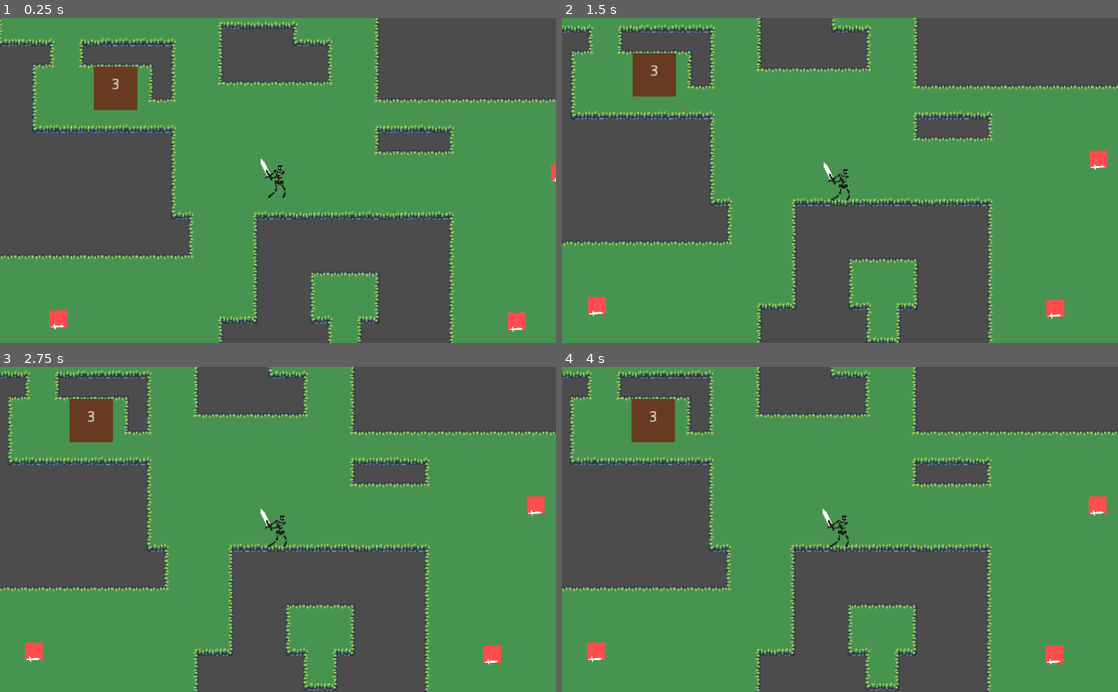
Above: before the commit, frames 1-4 (two rows, left to right).
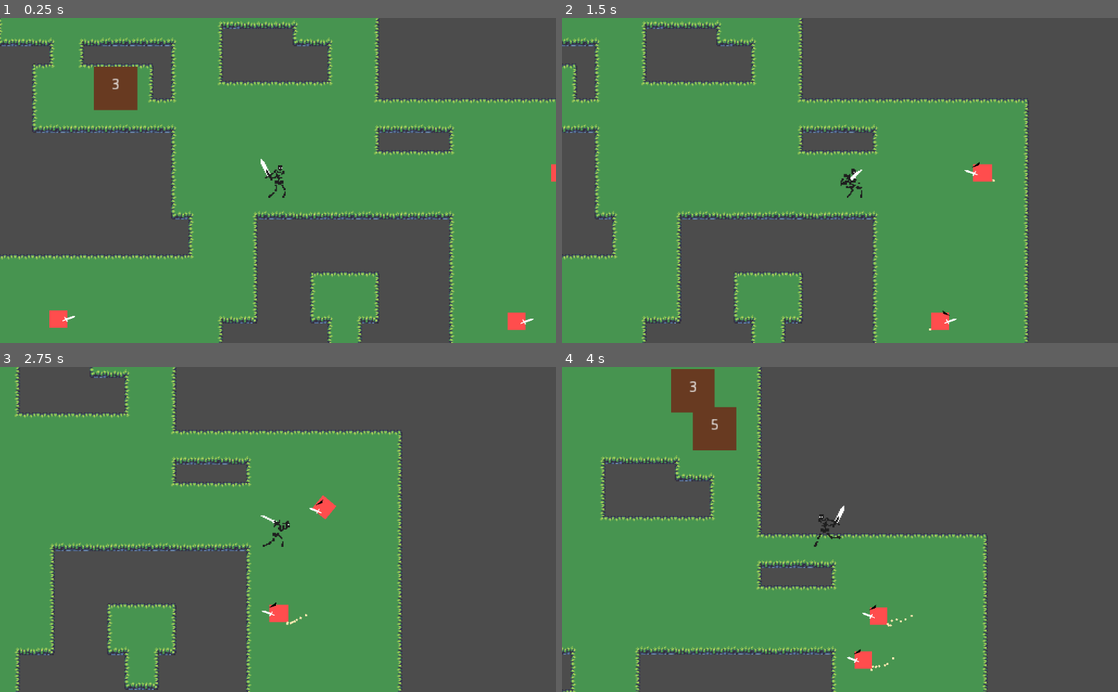
Above: after the commit, the same moments.

Repository: doorgan/godot_test
Game: Godot game, scene res://World.tscn
The game is run twice, just before and just after one commit, with the same random seed, the same clock (stepped at 60 frames per second) and the same inputs.
Inputs (mouse positions are in pixels of both pictures, inside the frame that each line leads up to):
- Up to frame 1 (0.25 s): no input
- Up to frame 2 (1.5 s): move the mouse to (962, 164) at 0.52 s; hold Right (ui_right) 0.53-1.28 s; tap J (attack) at 0.6 s; tap Space (roll) at 0.8, 1.35 s; move the mouse to (728, 196) at 1.27 s; hold Down (ui_down) from 1.28 s (still down)
- Up to frame 3 (2.75 s): tap K (shield, bound only after the commit) at 1.55, 2.1 s; move the mouse to (333, 458) at 2.02 s; release Down (ui_down) at 2.03 s; hold Right (ui_right) from 2.03 s (still down); tap J (attack) at 2.3 s
- Up to frame 4 (4 s): move the mouse to (812, 594) at 2.77 s; release Right (ui_right) at 2.78 s; hold Up (ui_up) 2.78-3.53 s; tap J (attack) at 2.85 s; tap Space (roll) at 3.05, 3.6 s; move the mouse to (1006, 578) at 3.52 s; hold Left (ui_left) from 3.53 s (still down); tap K (shield, bound only after the commit) at 3.8 s

The runs differ from the first frame. In frame 1, less than 0.1% of the frame differs, in the area x 9-100%, y 49-97%; in frame 2, 52%; in frame 3, 60%; in frame 4, 64%, in the area x 0-100%, y 0-100%.
Error before the commit: Invalid call. Nonexistent function 'play_animations' in base 'KinematicBody2D (Player.gd)'. (res://Player/RollState.gd:7)

Commit message:
naive parry implementation

Diff:
--- a/Agent/Agent.gd
+++ b/Agent/Agent.gd
@@ -1,34 +1,44 @@
 extends KinematicBody2D
 class_name Agent
 
-export (int) var MASS = 20
-export (int) var ACCELERATION = 50
-
-var velocity : = Vector2.ZERO
-
-var path_index : = 0
+var _agent : KinematicBody2D
+var _mass : = 20
+var _acceleration : = 50
+var _path_index : = 0
 
 onready var neighbors : Area2D = $Neighbors
 
+func _init(
+		agent: KinematicBody2D,
+		acceleration : = 50,
+		mass : = 20
+	) -> void:
+	_agent = agent
+	_acceleration = acceleration
+	_mass = mass
+
 func seek(
-		target : Vector2
+		target : Vector2,
+		acceleration : = _acceleration,
+		mass : = _mass
 	) -> Vector2:
-	var pos = global_position
-	var desired_velocity = (target - pos).normalized() * ACCELERATION
-	var steering = (desired_velocity - velocity) / MASS
+	var pos = _agent.global_position
+	var desired_velocity = (target - pos).normalized() * acceleration
+	var steering = (desired_velocity - _agent.velocity) / mass
 	return steering
 
-func get_separation() -> Vector2:
+func get_separation(
+		area : Area2D
+	) -> Vector2:
 	var steering : = Vector2.ZERO
 	var neighbor_count : = 0
 
-	for body in neighbors.get_overlapping_bodies():
-		if body is Agent:
-			steering.x += body.position.x - position.x
-			steering.y += body.position.y - position.y
-			neighbor_count += 1
+	for body in area.get_overlapping_bodies():
+		steering.x += body.position.x - _agent.position.x
+		steering.y += body.position.y - _agent.position.y
+		neighbor_count += 1
 	if neighbor_count == 0:
-		return velocity
+		return _agent.velocity
 
 	steering.x /= neighbor_count
 	steering.y /= neighbor_count
@@ -36,18 +46,20 @@
 	steering.x *= -1
 	steering.y *= -1
 
-	steering - Vector2(steering.x - position.x, steering.y - position.y)
+	steering - Vector2(steering.x - _agent.position.x, steering.y - _agent.position.y)
 
 	return steering.normalized()
 
-func follow_path(path):
+func follow_path(
+	path : PoolVector2Array
+	) -> Vector2:
 	if !path:
 		return Vector2.ZERO
-	var goal = path[path_index]
-	if global_position.distance_to(goal) <= 10:
-		path_index += 1
-		if path_index >= path.size():
-			path_index = path.size() - 1
+	var goal = path[_path_index]
+	if _agent.global_position.distance_to(goal) <= 10:
+		_path_index += 1
+		if _path_index >= path.size():
+			_path_index = path.size() - 1
 	if goal:
 		return seek(goal)
 	else:
--- a/Enemy.gd
+++ b/Enemy.gd
@@ -24,8 +24,11 @@
 		dead = true
 		$States._switch_state("die")
 	else:
-		last_attacker = attacker
-		$States._push_state("stagger")
+		stagger(attacker)
+
+func stagger(attacker):
+	last_attacker = attacker
+	$States._push_state("stagger")
 
 func remove():
 	$States.set_active(false)
--- a/Enemy.tscn
+++ b/Enemy.tscn
@@ -52,7 +52,7 @@
 tracks/1/imported = false
 tracks/1/enabled = true
 tracks/1/keys = {
-"times": PoolRealArray( 0, 0.4, 0.5 ),
+"times": PoolRealArray( 0, 0.4, 0.6 ),
 "transitions": PoolRealArray( 1, 1, 1 ),
 "update": 1,
 "values": [ false, true, false ]
@@ -84,7 +84,7 @@
 tracks/3/imported = false
 tracks/3/enabled = true
 tracks/3/keys = {
-"times": PoolRealArray( 0, 0.4, 0.5 ),
+"times": PoolRealArray( 0, 0.4, 0.6 ),
 "transitions": PoolRealArray( 1, 1, 1 ),
 "update": 1,
 "values": [ false, true, false ]
@@ -297,6 +297,18 @@
 "update": 1,
 "values": [ true, false ]
 }
+tracks/8/type = "value"
+tracks/8/path = NodePath("States/Attack/Polygon2D:visible")
+tracks/8/interp = 1
+tracks/8/loop_wrap = true
+tracks/8/imported = false
+tracks/8/enabled = true
+tracks/8/keys = {
+"times": PoolRealArray( 0 ),
+"transitions": PoolRealArray( 1 ),
+"update": 1,
+"values": [ false ]
+}
 
 [sub_resource type="Animation" id=7]
 resource_name = "death"
@@ -422,6 +434,18 @@
 "method": "animation_finished"
 } ]
 }
+tracks/10/type = "value"
+tracks/10/path = NodePath("States/Attack/Polygon2D:visible")
+tracks/10/interp = 1
+tracks/10/loop_wrap = true
+tracks/10/imported = false
+tracks/10/enabled = true
+tracks/10/keys = {
+"times": PoolRealArray( 0 ),
+"transitions": PoolRealArray( 1 ),
+"update": 1,
+"values": [ false ]
+}
 
 [sub_resource type="Animation" id=8]
 length = 0.2
@@ -533,6 +557,18 @@
 "update": 1,
 "values": [ false ]
 }
+tracks/9/type = "value"
+tracks/9/path = NodePath("States/Attack/Polygon2D:visible")
+tracks/9/interp = 1
+tracks/9/loop_wrap = true
+tracks/9/imported = false
+tracks/9/enabled = true
+tracks/9/keys = {
+"times": PoolRealArray( 0 ),
+"transitions": PoolRealArray( 1 ),
+"update": 1,
+"values": [ false ]
+}
 
 [sub_resource type="Animation" id=9]
 length = 0.1
@@ -584,6 +620,18 @@
 "update": 1,
 "values": [ false ]
 }
+tracks/4/type = "value"
+tracks/4/path = NodePath("States/Attack/Polygon2D:visible")
+tracks/4/interp = 1
+tracks/4/loop_wrap = true
+tracks/4/imported = false
+tracks/4/enabled = true
+tracks/4/keys = {
+"times": PoolRealArray( 0 ),
+"transitions": PoolRealArray( 1 ),
+"update": 1,
+"values": [ false ]
+}
 
 [sub_resource type="RectangleShape2D" id=10]
 extents = Vector2( 7.1623, 7.29669 )
@@ -597,21 +645,18 @@
 }
 
 [node name="Sprite" type="Node2D" parent="."]
-editor/display_folded = true
-scale = Vector2( 1.06806, 1 )
+scale = Vector2( 1.05147, 1 )
 
 [node name="Polygon2D" type="Polygon2D" parent="Sprite"]
 color = Color( 1, 0.305882, 0.305882, 1 )
 polygon = PoolVector2Array( -8, -16, 8, -16, 8, 0, -8, 0 )
 
 [node name="Polygon2D2" type="Polygon2D" parent="Sprite"]
-position = Vector2( -6.49334, -0.56819 )
-rotation = 0.294036
+position = Vector2( 3.711, -6.379 )
 offset = Vector2( -2.20906, 6.11732 )
 polygon = PoolVector2Array( 5.24596, -8.22357, 10.9291, -10.5432, 13.4807, -10.3113, 11.973, -8.80348, 6.17383, -6.83177, 6.75374, -5.55597, 5.94186, -4.97605, 5.12998, -6.59981, 2.23042, -5.67195, 1.99845, -6.36784, 4.43409, -7.52767, 3.62221, -9.49937, 4.3181, -9.84732 )
 
 [node name="Polygon2D3" type="Polygon2D" parent="Sprite"]
-visible = false
 color = Color( 0, 0, 0, 1 )
 polygon = PoolVector2Array( 2.10509, -18.3943, 9.03794, -13.0927, 2.71681, -15.3357 )
 
@@ -627,7 +672,6 @@
 
 [node name="States" type="Node2D" parent="."]
 script = ExtResource( 2 )
-OWNER = NodePath("..")
 INITIAL_STATE = NodePath("Idle")
 
 [node name="Idle" type="Node2D" parent="States"]
@@ -641,7 +685,6 @@
 [node name="Timer" type="Timer" parent="States/Chase"]
 
 [node name="Attack" type="Node2D" parent="States"]
-editor/display_folded = true
 script = ExtResource( 5 )
 
 [node name="Polygon2D" type="Polygon2D" parent="States/Attack"]
@@ -649,6 +692,7 @@
 polygon = PoolVector2Array( 7.62629, -22.6676, 14.4948, -17.5162, 17.2851, -10.6478, 17.2851, -2.49148, 23.5096, -3.77932, 20.5047, -16.0138, 11.9191, -21.5944 )
 
 [node name="Hitbox" parent="States/Attack" instance=ExtResource( 6 )]
+editor/display_folded = true
 visible = false
 
 [node name="CollisionShape2D" type="CollisionShape2D" parent="States/Attack/Hitbox"]
@@ -669,6 +713,7 @@
 script = ExtResource( 8 )
 
 [node name="Perception" type="Area2D" parent="."]
+editor/display_folded = true
 modulate = Color( 1, 1, 1, 0.247059 )
 collision_layer = 1024
 
@@ -690,6 +735,7 @@
 anims/stagger = SubResource( 9 )
 
 [node name="Hurtbox" parent="." instance=ExtResource( 9 )]
+editor/display_folded = true
 
 [node name="CollisionShape2D" type="CollisionShape2D" parent="Hurtbox"]
 position = Vector2( 0, -7.94165 )
--- a/Enemy/AttackState.gd
+++ b/Enemy/AttackState.gd
@@ -14,6 +14,7 @@
 	owner.facing = owner.position.direction_to(owner.target.position)
 
 func exit():
+	should_attack = false
 	$Cooldown.stop()
 
 func physics_process(delta):
@@ -31,6 +32,14 @@
 			target.hit_landed(owner)
 
 func attack_start():
+	var targets = $Hitbox.get_overlapping_areas()
+	for target in targets:
+		if target.is_in_group("defensebox") \
+			and not owner.is_a_parent_of(target) \
+			and target.owner.can_parry \
+			and sign(owner.facing.x) != sign(target.owner.facing.x):
+			owner.stagger(owner.target)
+			return
 	should_attack = true
 	attacked_entities = []
 
--- a/Enemy/ChaseState.gd
+++ b/Enemy/ChaseState.gd
@@ -5,6 +5,8 @@
 export (int) var ACCELERATION = 50
 export (int) var MASS = 20
 export (int) var ATTACK_RANGE = 25
+
+var agent : Agent
 
 var path: PoolVector2Array
 var path_index : = 0
@@ -25,68 +27,24 @@
 	$Timer.stop()
 
 func physics_process(delta):
-	if owner.position.distance_to(owner.target.position) <= ATTACK_RANGE:
-		emit_signal("finished", "attack")
-	else:
+	if owner.position.distance_to(owner.target.position) > ATTACK_RANGE:
 		follow_path(delta)
 		owner.facing = owner.velocity
+	else:
+		if not owner.target.is_shielding:
+			emit_signal("finished", "attack")
 
 func get_path():
-	path_index = 0
+	agent = Agent.new(owner)
 	path = navigation.get_simple_path(owner.global_position, owner.target.global_position)
 	update()
 
 func follow_path(delta):
-	steer = path_follow()
-	steer += get_separation()
+	steer = agent.follow_path(path)
+	steer += agent.get_separation(owner.get_node("Neighbors"))
 
 	owner.velocity = owner.move_and_slide(owner.velocity + steer)
 	update()
-
-func get_separation() -> Vector2:
-	var velocity : = Vector2.ZERO
-	var neighbor_count : = 0
-
-	for agent in owner.get_node("Neighbors").get_overlapping_bodies():
-		if agent.is_in_group("enemy") or agent.is_in_group("environment"):
-			velocity.x += agent.position.x - owner.position.x
-			velocity.y += agent.position.y - owner.position.y
-			neighbor_count += 1
-	if neighbor_count == 0:
-		return velocity
-
-	velocity.x /= neighbor_count
-	velocity.y /= neighbor_count
-
-	velocity.x *= -1
-	velocity.y *= -1
-
-	velocity - Vector2(velocity.x - owner.position.x, velocity.y - owner.position.y)
-
-	separation = velocity.normalized() * MASS
-
-	return velocity.normalized()
-
-func path_follow():
-	if !path:
-		return Vector2.ZERO
-	var goal = path[path_index]
-	if owner.global_position.distance_to(goal) <= 10:
-		path_index += 1
-		if path_index >= path.size():
-			path_index = path.size() - 1
-	if goal:
-		return seek(goal)
-	else:
-		return Vector2.ZERO
-
-func seek(
-		target : Vector2
-	) -> Vector2:
-	var pos = owner.global_position
-	var desired_velocity = (target - pos).normalized() * ACCELERATION
-	var steering = (desired_velocity - owner.velocity) / MASS
-	return steering
 
 func _on_Perception_body_exited(body):
 	if body.is_in_group("player"):
--- a/Enemy/PlayerStates.gd
+++ b/Enemy/PlayerStates.gd
@@ -7,6 +7,7 @@
 		"roll": $Roll,
 		"attack1": $Attack,
 		"attack2": $Attack2,
-		"attack3": $Attack3
+		"attack3": $Attack3,
+		"shield": $Shield
 	}
 	.start()
--- a/Hitbox.gd
+++ b/Hitbox.gd
@@ -1,4 +1,6 @@
 extends Area2D
+
+signal parried(defender)
 
 func hide_hitboxes():
 	for hitbox in get_children():
--- a/Hitbox.tscn
+++ b/Hitbox.tscn
@@ -7,5 +7,5 @@
 ]]
 modulate = Color( 1, 0, 0, 1 )
 collision_layer = 4
-collision_mask = 2
+collision_mask = 10
 script = ExtResource( 1 )
--- a/Player.gd
+++ b/Player.gd
@@ -7,6 +7,10 @@
 var motion: Vector2 = Vector2()
 var facing: Vector2 = Vector2.RIGHT setget set_facing
 var animations
+
+# Flags
+var is_shielding : = false
+var can_parry : = false
 
 func _ready():
 	$AnimationTree.active = true
@@ -31,3 +35,15 @@
 
 func play_animation(anim):
 	$AnimationTree.get("parameters/playback").travel(anim)
+
+
+func _on_hit(attacker):
+	if is_shielding and is_shield_facing(attacker.global_position):
+		print("blocked!")
+		return
+	take_damage(attacker)
+
+func is_shield_facing(hit_position : Vector2) -> bool:
+	var shield_direction = sign(facing.x)
+	var hit_direction = sign(global_position.x - hit_position.x)
+	return shield_direction != hit_direction
--- a/Player.tscn
+++ b/Player.tscn
@@ -16,9 +16,11 @@
 [ext_resource path="res://Hitbox.tscn" type="PackedScene" id=14]
 [ext_resource path="res://Player/Attack2State.gd" type="Script" id=15]
 [ext_resource path="res://Player/Attack3State.gd" type="Script" id=16]
+[ext_resource path="res://Player/ShieldState.gd" type="Script" id=17]
+[ext_resource path="res://Shieldbox.tscn" type="PackedScene" id=18]
 
 [sub_resource type="RectangleShape2D" id=1]
-extents = Vector2( 9.58963, 8.23992 )
+extents = Vector2( 6.00228, 4.16661 )
 
 [sub_resource type="RectangleShape2D" id=2]
 extents = Vector2( 7.40257, 13.7573 )
@@ -557,6 +559,11 @@
 "values": [ false ]
 }
 
+[sub_resource type="Animation" id=37]
+resource_name = "shielding"
+length = 0.2
+loop = true
+
 [sub_resource type="AnimationNodeAnimation" id=10]
 animation = "attack1"
 
@@ -574,6 +581,9 @@
 
 [sub_resource type="AnimationNodeAnimation" id=15]
 animation = "run"
+
+[sub_resource type="AnimationNodeAnimation" id=38]
+animation = "shielding"
 
 [sub_resource type="AnimationNodeStateMachineTransition" id=16]
 
@@ -601,32 +611,50 @@
 
 [sub_resource type="AnimationNodeStateMachineTransition" id=25]
 
-[sub_resource type="AnimationNodeStateMachine" id=26]
+[sub_resource type="AnimationNodeStateMachineTransition" id=26]
+
+[sub_resource type="AnimationNodeStateMachineTransition" id=27]
+
+[sub_resource type="AnimationNodeStateMachineTransition" id=28]
+
+[sub_resource type="AnimationNodeStateMachineTransition" id=34]
+
+[sub_resource type="AnimationNodeStateMachineTransition" id=35]
+
+[sub_resource type="AnimationNodeStateMachineTransition" id=36]
+
+[sub_resource type="AnimationNodeStateMachineTransition" id=39]
+
+[sub_resource type="AnimationNodeStateMachineTransition" id=40]
+
+[sub_resource type="AnimationNodeStateMachine" id=29]
 states/attack1/node = SubResource( 10 )
-states/attack1/position = Vector2( 364, 93 )
+states/attack1/position = Vector2( 365, -53 )
 states/attack2/node = SubResource( 11 )
-states/attack2/position = Vector2( 364, 198 )
+states/attack2/position = Vector2( 365, 93 )
 states/attack3/node = SubResource( 12 )
-states/attack3/position = Vector2( 364, 294 )
+states/attack3/position = Vector2( 365, 305 )
 states/idle/node = SubResource( 13 )
 states/idle/position = Vector2( 109, 93 )
 states/roll/node = SubResource( 14 )
-states/roll/position = Vector2( -126, 28 )
+states/roll/position = Vector2( 114, -53 )
 states/run/node = SubResource( 15 )
-states/run/position = Vector2( 342, -9 )
-transitions = [ "idle", "run", SubResource( 16 ), "run", "idle", SubResource( 17 ), "idle", "attack1", SubResource( 18 ), "attack1", "idle", SubResource( 19 ), "attack1", "attack2", SubResource( 20 ), "attack2", "attack3", SubResource( 21 ), "attack2", "idle", SubResource( 22 ), "attack3", "idle", SubResource( 23 ), "idle", "roll", SubResource( 24 ), "roll", "idle", SubResource( 25 ) ]
+states/run/position = Vector2( 109, 305 )
+states/shielding/node = SubResource( 38 )
+states/shielding/position = Vector2( -77, 85 )
+transitions = [ "idle", "run", SubResource( 16 ), "run", "idle", SubResource( 17 ), "idle", "attack1", SubResource( 18 ), "attack1", "idle", SubResource( 19 ), "attack1", "attack2", SubResource( 20 ), "attack2", "attack3", SubResource( 21 ), "attack2", "idle", SubResource( 22 ), "attack3", "idle", SubResource( 23 ), "idle", "roll", SubResource( 24 ), "roll", "idle", SubResource( 25 ), "attack1", "roll", SubResource( 26 ), "attack2", "roll", SubResource( 27 ), "attack3", "roll", SubResource( 28 ), "attack1", "run", SubResource( 34 ), "attack2", "run", SubResource( 35 ), "attack3", "run", SubResource( 36 ), "idle", "shielding", SubResource( 39 ), "shielding", "idle", SubResource( 40 ) ]
 start_node = "idle"
-graph_offset = Vector2( -287, -49 )
-
-[sub_resource type="AnimationNodeStateMachinePlayback" id=27]
-
-[sub_resource type="RectangleShape2D" id=28]
+graph_offset = Vector2( -209, -55 )
+
+[sub_resource type="AnimationNodeStateMachinePlayback" id=30]
+
+[sub_resource type="RectangleShape2D" id=31]
 extents = Vector2( 5.94878, 5.16029 )
 
-[sub_resource type="RectangleShape2D" id=29]
+[sub_resource type="RectangleShape2D" id=32]
 extents = Vector2( 10, 8.75 )
 
-[sub_resource type="RectangleShape2D" id=30]
+[sub_resource type="RectangleShape2D" id=33]
 extents = Vector2( 19.9241, 5.8479 )
 
 [node name="Player" type="KinematicBody2D" groups=[
@@ -635,7 +663,7 @@
 scale = Vector2( 2, 2 )
 script = ExtResource( 1 )
 __meta__ = {
-"_edit_vertical_guides_": [ 20.0 ]
+"_edit_vertical_guides_": [  ]
 }
 
 [node name="Sprite" type="Sprite" parent="."]
@@ -643,11 +671,27 @@
 offset = Vector2( 0.097548, -24.0437 )
 hframes = 3
 
+[node name="Shield" type="Polygon2D" parent="."]
+editor/display_folded = true
+visible = false
+position = Vector2( 9.70636, -14.2741 )
+scale = Vector2( 0.920001, 0.9 )
+color = Color( 0.403922, 0.207843, 0.137255, 1 )
+offset = Vector2( -13.112, 15.8873 )
+polygon = PoolVector2Array( 5, -30, 13.8289, -28.0758, 20, -30, 20, -15, 17.593, -4.95352, 13.112, -1.36867, 7.91392, -5.67049, 5, -15 )
+
+[node name="Polygon2D" type="Polygon2D" parent="Shield"]
+position = Vector2( 0.89621, -1.07545 )
+color = Color( 0, 0, 0, 0.509804 )
+offset = Vector2( -13.9809, 16.8488 )
+polygon = PoolVector2Array( 14.0082, -28.0758, 20.1024, -29.689, 19.9232, -14.9911, 17.9515, -5.67049, 12.7535, -1.18942, 14.3667, -18.3967 )
+
 [node name="Collider" type="CollisionShape2D" parent="."]
-position = Vector2( 0.0849144, -7.4698 )
+position = Vector2( -0.00249557, -4.14814 )
 shape = SubResource( 1 )
 
 [node name="Hurtbox" parent="." instance=ExtResource( 3 )]
+editor/display_folded = true
 position = Vector2( 0, -23.5 )
 
 [node name="CollisionShape2D" type="CollisionShape2D" parent="Hurtbox"]
@@ -662,16 +706,16 @@
 anims/idle = SubResource( 7 )
 anims/roll = SubResource( 8 )
 anims/run = SubResource( 9 )
+anims/shielding = SubResource( 37 )
 
 [node name="AnimationTree" type="AnimationTree" parent="."]
-tree_root = SubResource( 26 )
+tree_root = SubResource( 29 )
 anim_player = NodePath("../AnimationPlayer")
-parameters/playback = SubResource( 27 )
+parameters/playback = SubResource( 30 )
 
 [node name="States" type="Node2D" parent="."]
 position = Vector2( 0, -23.5 )
 script = ExtResource( 9 )
-OWNER = NodePath("..")
 INITIAL_STATE = NodePath("Idle")
 
 [node name="Idle" type="Node2D" parent="States"]
@@ -691,6 +735,7 @@
 one_shot = true
 
 [node name="Attack" type="Node2D" parent="States"]
+editor/display_folded = true
 script = ExtResource( 13 )
 
 [node name="Hitbox" parent="States/Attack" instance=ExtResource( 14 )]
@@ -699,9 +744,10 @@
 visible = false
 position = Vector2( 22.3528, 6.46612 )
 scale = Vector2( 2, 2 )
-shape = SubResource( 28 )
+shape = SubResource( 31 )
 
 [node name="Attack2" type="Node2D" parent="States"]
+editor/display_folded = true
 script = ExtResource( 15 )
 
 [node name="Hitbox" parent="States/Attack2" instance=ExtResource( 14 )]
@@ -710,9 +756,10 @@
 visible = false
 position = Vector2( 25, 6 )
 scale = Vector2( 2, 2 )
-shape = SubResource( 29 )
+shape = SubResource( 32 )
 
 [node name="Attack3" type="Node2D" parent="States"]
+editor/display_folded = true
 script = ExtResource( 16 )
 
 [node name="Hitbox" parent="States/Attack3" instance=ExtResource( 14 )]
@@ -720,6 +767,21 @@
 [node name="CollisionShape2D" type="CollisionShape2D" parent="States/Attack3/Hitbox"]
 visible = false
 position = Vector2( 40, 8.5 )
-shape = SubResource( 30 )
-[connection signal="hit" from="Hurtbox" to="." method="take_damage"]
+shape = SubResource( 33 )
+
+[node name="Shield" type="Node2D" parent="States"]
+script = ExtResource( 17 )
+
+[node name="ParryTimer" type="Timer" parent="States/Shield"]
+one_shot = true
+
+[node name="Shieldbox" parent="." groups=[
+"defensebox",
+] instance=ExtResource( 18 )]
+collision_layer = 8
+collision_mask = 0
+
+[node name="CollisionPolygon2D" type="CollisionPolygon2D" parent="Shieldbox"]
+polygon = PoolVector2Array( 0.0272408, -34.8871, 10, -30, 16.7194, -21.1932, 16.8897, -10.125, 11.2704, -0.759556, 0.206482, 4.90483 )
+[connection signal="hit" from="Hurtbox" to="." method="_on_hit"]
 [connection signal="timeout" from="States/Roll/Timer" to="States/Roll" method="_on_Timer_timeout"]
--- a/Player/Attack1State.gd
+++ b/Player/Attack1State.gd
@@ -5,9 +5,11 @@
 var can_chain = false
 
 func handle_input(event):
-	if Input.is_action_just_pressed("attack"):
-		if can_chain:
-			emit_signal("finished", "attack2")
+	if can_chain:
+		if Input.is_action_just_pressed("attack"):
+				emit_signal("finished", "attack2")
+		if Input.is_action_just_pressed("roll"):
+				emit_signal("finished", "roll")
 
 func enter():
 	owner.play_animation("attack1")
--- a/Player/Attack2State.gd
+++ b/Player/Attack2State.gd
@@ -6,8 +6,11 @@
 var can_chain = false
 
 func handle_input(event):
-	if can_chain and Input.is_action_just_pressed("attack"):
-		emit_signal("finished", "attack3")
+	if can_chain:
+		if Input.is_action_just_pressed("attack"):
+			emit_signal("finished", "attack3")
+		if Input.is_action_just_pressed("roll"):
+			emit_signal("finished", "roll")
 
 func enter():
 	owner.play_animation("attack2")
--- a/Player/IdleState.gd
+++ b/Player/IdleState.gd
@@ -7,6 +7,9 @@
 	if Input.is_action_just_pressed("attack"):
 		emit_signal("pushed", "attack1")
 
+	if Input.is_action_just_pressed("shield"):
+		emit_signal("pushed", "shield")
+
 	var axis = owner.get_input_axis()
 	if axis != Vector2.ZERO:
 		emit_signal("finished", "run")
--- a/Player/RollState.gd
+++ b/Player/RollState.gd
@@ -3,14 +3,19 @@
 export var speed = 600
 export var duration = 0.3
 
+var direction = Vector2.ZERO
+
 func enter():
-	owner.play_animations("roll")
+	owner.play_animation("roll")
 	$Timer.wait_time = duration
 	$Timer.start()
+	direction = owner.get_input_axis()
+	if direction == Vector2.ZERO:
+		direction = owner.facing
 
 func physics_process(delta):
 	var motion = owner.motion
-	motion += owner.facing.normalized() * speed * delta
+	motion += direction.normalized() * speed * delta
 	owner.move_and_collide(motion)
 
 func exit():
--- /dev/null
+++ b/Player/ShieldState.gd
@@ -0,0 +1,26 @@
+extends State
+
+export(float) var parry_duration = 0.05
+
+func _ready():
+	$ParryTimer.connect("timeout", self, "end_parry")
+
+func enter():
+	owner.get_node("Shield").show()
+	owner.play_animation("shield")
+	owner.is_shielding = true
+	owner.can_parry = true
+	$ParryTimer.wait_time = parry_duration
+	$ParryTimer.start()
+
+func end_parry():
+	owner.can_parry = false
+
+func exit():
+	owner.get_node("Shield").hide()
+	owner.is_shielding = false
+	$ParryTimer.stop()
+
+func handle_input(event):
+	if Input.is_action_just_released("shield"):
+		emit_signal("finished", "previous")
--- /dev/null
+++ b/Shieldbox.tscn
@@ -0,0 +1,3 @@
+[gd_scene format=2]
+
+[node name="Shieldbox" type="Area2D"]
--- a/StateMachine/StateMachine.gd
+++ b/StateMachine/StateMachine.gd
@@ -3,7 +3,6 @@
 
 signal state_changed(state_name)
 
-export(NodePath) var OWNER
 export(NodePath) var INITIAL_STATE
 
 var states_map : = {}
--- a/project.godot
+++ b/project.godot
@@ -79,6 +79,11 @@
 , Object(InputEventJoypadButton,"resource_local_to_scene":false,"resource_name":"","device":0,"button_index":2,"pressure":0.0,"pressed":false,"script":null)
  ]
 }
+shield={
+"deadzone": 0.5,
+"events": [ Object(InputEventKey,"resource_local_to_scene":false,"resource_name":"","device":0,"alt":false,"shift":false,"control":false,"meta":false,"command":false,"pressed":false,"scancode":75,"unicode":0,"echo":false,"script":null)
+ ]
+}
 
 [layer_]
 
@@ -89,6 +94,7 @@
 2d_physics/layer_1="Collision"
 2d_physics/layer_2="Hurtbox"
 2d_physics/layer_3="Hitbox"
+2d_physics/layer_4="Defensebox"
 
 [rendering]
 
Not shown: 1 places in Player.tscn that only renumber resources
